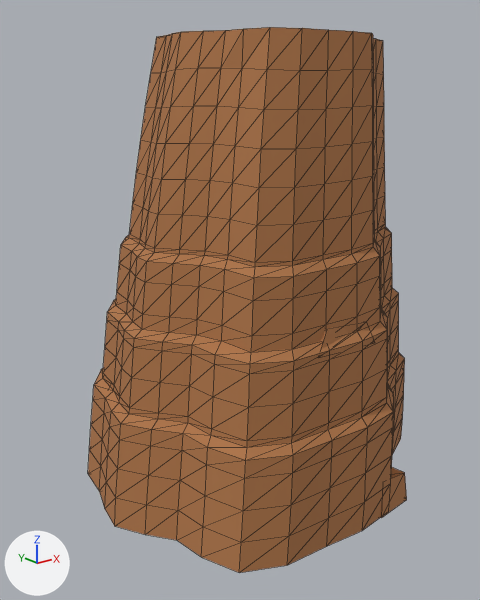
The FBX model RawAssets/Canyon/FBX/SM_CinderCanyon_Rock_A.fbx as it was, and as the next commit left it.
Both versions are drawn from a 50 mm camera at (-1.152, -1.31, 1.056) aimed at (-0.078, 0.033, 0.518). Every picture has the same lights, and +X, +Y and +Z are marked at lower left. The older version comes first. Mesh edges are drawn as thin lines. Where no turn or scale is listed for an object, it has been applied to the vertices.

The first picture shows 'SM_CinderCanyon_Rock_A'.
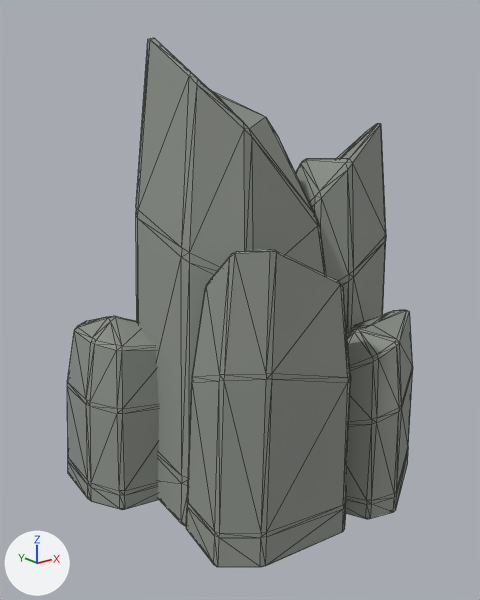
Diff of the bpy script that builds the scene:
```diff
--- a/RawAssets/Canyon/FBX/SM_CinderCanyon_Rock_A.fbx.py
+++ b/RawAssets/Canyon/FBX/SM_CinderCanyon_Rock_A.fbx.py
@@ mat_m_cindercanyonrock @@
 mat_m_cindercanyonrock = principled_material('M_CinderCanyonRock')
-mat_m_cindercanyonrock.base_color = (0.43, 0.18, 0.065)  # brown #af7648
+mat_m_cindercanyonrock.base_color = (0.27, 0.29, 0.26)  # grey #8e938b
 mat_m_cindercanyonrock.roughness = 0.9
@@ me_sm_cindercanyon_rock_a_mesh_001 @@
 # used by ob_sm_cindercanyon_rock_a; location = (0.0, 0.0, 0.0)
-me_sm_cindercanyon_rock_a_mesh_001.from_pydata(...)  # 714 vertices, 1376 faces; spans x -0.5..0.5, y -0.39..0.39, z 0.0..1.18
+me_sm_cindercanyon_rock_a_mesh_001.from_pydata(...)  # 650 vertices, 1280 faces; spans x -0.5..0.5, y -0.39..0.39, z 0.0..1.18
+# me_sm_cindercanyon_rock_a_mesh_001 part 1: the loose piece of 618 vertices spanning x -0.5..0.5, y -0.39..0.382, z 0.005..1.18 is rebuilt with 130 vertices and now spans x -0.366..0.245, y -0.204..0.34, z 0.0..1.18
+# me_sm_cindercanyon_rock_a_mesh_001 part 2: a new loose piece of 130 vertices spanning x 0.056..0.5, y -0.121..0.342, z 0.018..0.968, in mat_m_cindercanyonrock (grey #8e938b)
+# me_sm_cindercanyon_rock_a_mesh_001 part 3: a new loose piece of 130 vertices spanning x -0.391..0.03, y -0.363..-0.026, z 0.0..0.749, in mat_m_cindercanyonrock (grey #8e938b)
+# me_sm_cindercanyon_rock_a_mesh_001 part 4: a new loose piece of 130 vertices spanning x -0.036..0.334, y -0.39..-0.033, z 0.0..0.494, in mat_m_cindercanyonrock (grey #8e938b)
+# me_sm_cindercanyon_rock_a_mesh_001 part 5: a new loose piece of 130 vertices spanning x -0.5..-0.181, y 0.026..0.39, z 0.0..0.484, in mat_m_cindercanyonrock (grey #8e938b)
+# me_sm_cindercanyon_rock_a_mesh_001 part 6: the loose piece of 8 vertices spanning x -0.143..0.065, y -0.344..-0.214, z 0.479..0.541 is deleted
+# me_sm_cindercanyon_rock_a_mesh_001 part 7: 16 vertices removed from x 0.016..0.356, y -0.387..-0.102, z 0.0..0.102
+# other edits to the shape of me_sm_cindercanyon_rock_a_mesh_001 do not show in these pictures
 me_sm_cindercanyon_rock_a_mesh_001.materials.append(mat_m_cindercanyonrock)
```

What differs and where, as boxes (x1, y1, x2, y2) in the pictures (480 x 600 px):
'SM_CinderCanyon_Rock_A', recoloured, reshaped (8% wider)
    before: (88, 27, 407, 573)
    after: (67, 38, 413, 567)
part 1 of me_sm_cindercanyon_rock_a_mesh_001, rebuilt (40% narrower, 11% shorter)
    before: (88, 27, 405, 573)
    after: (136, 38, 326, 526)
part 2 of me_sm_cindercanyon_rock_a_mesh_001, added
    after: (296, 123, 386, 332)
part 3 of me_sm_cindercanyon_rock_a_mesh_001, added
    after: (186, 249, 351, 567)
part 4 of me_sm_cindercanyon_rock_a_mesh_001, added
    after: (346, 310, 413, 519)
part 5 of me_sm_cindercanyon_rock_a_mesh_001, added
    after: (67, 316, 159, 510)
part 6 of me_sm_cindercanyon_rock_a_mesh_001, deleted
    before: (321, 323, 375, 349)
part 7 of me_sm_cindercanyon_rock_a_mesh_001, deleted (brown)
    before: (380, 467, 407, 518)
